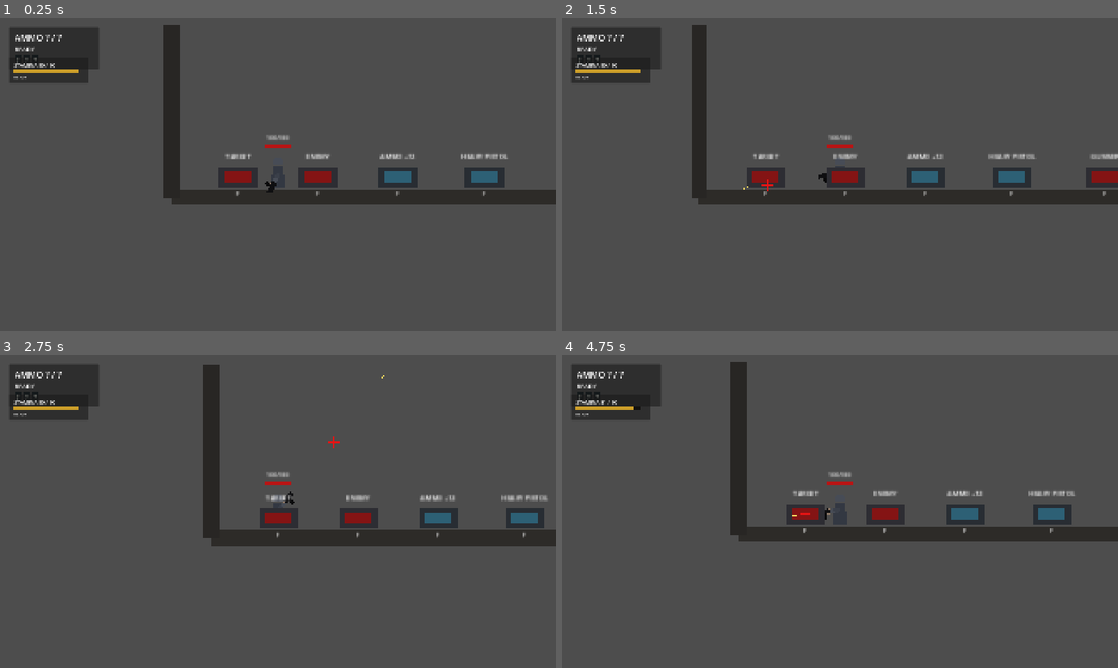
Above: before the commit, frames 1-4 (two rows, left to right).
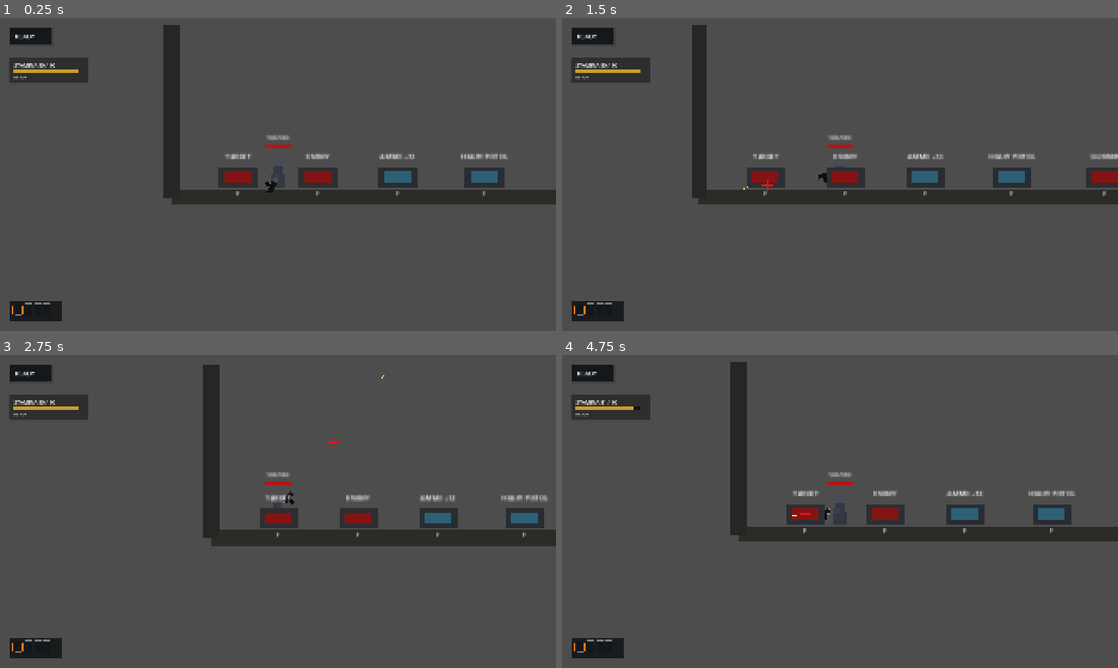
Above: after the commit, the same moments.

Repository: YuiTatsuki1011/projekt-black
Game: Godot game, scene res://scenes/levels/test_level.tscn
Same seed, same stepped clock (60 frames per second), same inputs: the game is played once before the commit and once after it.
Inputs (mouse positions are in pixels of both pictures, inside the frame that each line leads up to):
- Up to frame 1 (0.25 s): no input
- Up to frame 2 (1.5 s): tap Enter at 0.5 s; move the mouse to (962, 158) at 0.52 s; hold D (move_right) 0.53-1.25 s; hold S (crouch) 0.53-1.25 s; click (962, 158) at 0.67 s; tap Space (jump) at 0.77 s; drag from (728, 190) to (845, 177) at 1.27 s
- Up to frame 3 (2.75 s): tap Space (jump) at 2 s; move the mouse to (333, 442) at 2.02 s; press the mouse at (333, 442) at 2.03 s; hold A (move_left) from 2.03 s (still down)
- Up to frame 4 (4.75 s): release A (move_left) at 2.75 s; release the mouse at (895, 442) at 2.75 s; drag from (812, 574) to (1001, 514) at 2.77 s; tap Enter at 3.5 s; move the mouse to (1006, 558) at 3.52 s; hold D (move_right) 3.53-4.25 s; hold Right mouse button (sub_weapon_aim) 3.53-4.25 s; click (1006, 558) at 3.67 s; tap Space (jump) at 3.77 s; tap Ctrl (field_load) at 4.15 s; drag from (673, 464) to (806, 514) at 4.27 s

The runs differ from the first frame. In frame 1, 1.9% of the frame differs, in the area x 1-18%, y 3-97%; in frame 2, 1.9%; in frame 3, 1.9%; in frame 4, 1.9%.

Commit message:
Refine magazine HUD visibility

Diff:
--- a/scripts/player/player_controller.gd
+++ b/scripts/player/player_controller.gd
@@ -6,6 +6,7 @@
 signal reload_started(duration: float)
 signal chambering_started(duration: float)
 signal loaded_magazine_check_started(duration: float)
+signal loaded_magazine_check_finished(succeeded: bool)
 signal magazine_status_changed(magazines: Array, loading_entry_id: int, loading_progress: float, is_loading: bool)
 signal interact_requested
 signal died
@@ -16,6 +17,7 @@
 const ENEMY_COLLISION_MASK: int = 8
 const FIREARM_SLOT_IDS := [&"firearm_1", &"firearm_2", &"firearm_3", &"firearm_4"]
 const DROPPED_ITEM_SCENE := preload("res://scenes/interaction/dropped_item.tscn")
+const ACTIVE_MAGAZINE_STATUS_ENTRY_ID := -10001
 
 enum MeleeState {
 	READY,
@@ -653,6 +655,7 @@
 	_set_loaded_ammo_checked(true, false)
 	ammo_changed.emit(current_ammo, reserve_ammo)
 	_emit_magazine_status_changed()
+	loaded_magazine_check_finished.emit(true)
 
 
 func _cancel_loaded_magazine_check() -> void:
@@ -661,6 +664,7 @@
 
 	_is_checking_loaded_magazine = false
 	_loaded_magazine_check_remaining = 0.0
+	loaded_magazine_check_finished.emit(false)
 
 
 func _handle_firearm_slot_inputs() -> void:
@@ -789,10 +793,46 @@
 
 
 func get_active_magazine_statuses() -> Array:
-	if inventory == null or not _has_ranged_weapon or not inventory.has_method("get_magazine_entries"):
+	if not _has_ranged_weapon:
 		return []
 
-	return inventory.call("get_magazine_entries", magazine_item_id, ammo_item_id)
+	var statuses: Array = []
+	if _has_active_magazine_inserted():
+		statuses.append({
+			"entry_id": ACTIVE_MAGAZINE_STATUS_ENTRY_ID,
+			"item_id": magazine_item_id,
+			"ammo_item_id": ammo_item_id,
+			"ammo_name": _get_item_display_name(ammo_item_id),
+			"ammo_count": magazine_ammo,
+			"capacity": magazine_size,
+			"is_checked": is_loaded_ammo_checked(),
+			"is_active_magazine": true,
+			"chamber_ammo": chamber_ammo,
+			"total_loaded_ammo": current_ammo,
+			"position": Vector2i(-1, -1),
+		})
+
+	if inventory != null and inventory.has_method("get_magazine_entries"):
+		statuses.append_array(inventory.call("get_magazine_entries", magazine_item_id, ammo_item_id))
+
+	return statuses
+
+
+func get_loaded_ammo_detail() -> Dictionary:
+	if not _has_ranged_weapon:
+		return {}
+
+	return {
+		"is_checked": is_loaded_ammo_checked(),
+		"has_magazine": _has_active_magazine_inserted(),
+		"magazine_ammo": magazine_ammo if _has_active_magazine_inserted() else 0,
+		"magazine_capacity": magazine_size if _has_active_magazine_inserted() else 0,
+		"chamber_ammo": chamber_ammo,
+		"chamber_capacity": chamber_size,
+		"total_loaded_ammo": current_ammo,
+		"ammo_item_id": ammo_item_id,
+		"ammo_name": _get_item_display_name(ammo_item_id),
+	}
 
 
 func get_field_magazine_loading_entry_id() -> int:
@@ -1299,6 +1339,7 @@
 	_recoil = recoil_amount
 	fired.emit(current_ammo)
 	ammo_changed.emit(current_ammo, reserve_ammo)
+	_emit_magazine_status_changed()
 
 
 func _update_current_ammo_from_loaded_parts() -> void:
@@ -1485,6 +1526,7 @@
 	_save_active_firearm_ammo()
 	_sync_reserve_ammo(false)
 	ammo_changed.emit(current_ammo, reserve_ammo)
+	_emit_magazine_status_changed()
 
 
 func _find_best_reload_magazine_entry_id() -> int:
@@ -1499,8 +1541,6 @@
 
 		var rounds := _get_magazine_rounds_from_entry(entry)
 		if rounds <= 0:
-			continue
-		if _has_active_magazine_inserted() and rounds <= magazine_ammo:
 			continue
 		if rounds > best_rounds:
 			best_rounds = rounds
@@ -1533,6 +1573,15 @@
 		"ammo_item_id": ammo_item_id,
 		"is_checked": is_checked,
 	}
+
+
+func _get_item_display_name(item_id: StringName) -> String:
+	if item_id == &"":
+		return ""
+	if inventory != null and inventory.has_method("get_item_definition"):
+		var definition: Dictionary = inventory.call("get_item_definition", item_id)
+		return str(definition.get("name", item_id))
+	return str(item_id)
 
 
 func _store_or_drop_active_magazine() -> void:
--- a/scripts/ui/ammo_hud.gd
+++ b/scripts/ui/ammo_hud.gd
@@ -4,6 +4,9 @@
 const MAGAZINE_LOAD_INDICATOR_SCRIPT := preload("res://scripts/ui/magazine_load_indicator.gd")
 
 @export var player_path: NodePath = NodePath("../Player")
+@export var loaded_detail_visible_time: float = 5.0
+@export var loaded_detail_fade_time: float = 0.75
+@export var magazine_panel_margin: Vector2 = Vector2(32.0, 36.0)
 
 @onready var ammo_value: Label = $Root/Panel/Margin/Rows/AmmoValue
 @onready var status_value: Label = $Root/Panel/Margin/Rows/StatusValue
@@ -18,12 +21,19 @@
 var _check_remaining: float = 0.0
 var _check_duration: float = 0.0
 var _check_indicator: Control
+var _magazine_panel: PanelContainer
+var _loaded_detail_label: Label
+var _last_magazines: Array = []
+var _loaded_detail_hold_remaining: float = 0.0
+var _loaded_detail_fade_remaining: float = 0.0
 
 
 func _ready() -> void:
+	_setup_status_panel()
+	_setup_magazine_panel()
+
 	var player := get_node_or_null(player_path) as PlayerController
 	if player == null:
-		ammo_value.text = "AMMO -- / --"
 		status_value.text = "NO PLAYER"
 		return
 
@@ -34,6 +44,8 @@
 	player.chambering_started.connect(_on_chambering_started)
 	if player.has_signal("loaded_magazine_check_started"):
 		player.loaded_magazine_check_started.connect(_on_loaded_magazine_check_started)
+	if player.has_signal("loaded_magazine_check_finished"):
+		player.loaded_magazine_check_finished.connect(_on_loaded_magazine_check_finished)
 	if player.has_signal("magazine_status_changed"):
 		player.magazine_status_changed.connect(_on_magazine_status_changed)
 	if player.has_method("get_active_magazine_statuses"):
@@ -59,22 +71,69 @@
 		var progress := 1.0 - clampf(_check_remaining / maxf(_check_duration, 0.01), 0.0, 1.0)
 		status_value.text = "CHECK %.1f" % maxf(_check_remaining, 0.0)
 		if _check_indicator != null:
-			_check_indicator.position = panel.position + Vector2(panel.size.x - 52.0, 14.0)
 			_check_indicator.visible = true
 			_check_indicator.set("progress", progress)
-		if _check_remaining <= 0.0 and _check_indicator != null:
-			_check_indicator.visible = false
+
+	_update_loaded_detail(delta)
+	_layout_magazine_panel()
+	_layout_check_indicator()
+
+
+func _setup_status_panel() -> void:
+	ammo_value.visible = false
+	ammo_value.text = ""
+	panel.custom_minimum_size = Vector2(150.0, 54.0)
+	panel.size = panel.custom_minimum_size
+	panel.add_theme_stylebox_override("panel", _make_flat_style(
+		Color(0.04, 0.045, 0.05, 0.82),
+		Color(0.24, 0.26, 0.28, 0.95),
+		1
+	))
+
+
+func _setup_magazine_panel() -> void:
+	var old_parent := magazine_row.get_parent()
+	if old_parent != null:
+		old_parent.remove_child(magazine_row)
+
+	_magazine_panel = PanelContainer.new()
+	_magazine_panel.name = "MagazinePanel"
+	_magazine_panel.mouse_filter = Control.MOUSE_FILTER_IGNORE
+	_magazine_panel.custom_minimum_size = Vector2(180.0, 68.0)
+	_magazine_panel.add_theme_stylebox_override("panel", _make_flat_style(
+		Color(0.035, 0.04, 0.045, 0.74),
+		Color(0.22, 0.24, 0.26, 0.9),
+		1
+	))
+	root.add_child(_magazine_panel)
+
+	var margin := MarginContainer.new()
+	margin.mouse_filter = Control.MOUSE_FILTER_IGNORE
+	margin.add_theme_constant_override("margin_left", 10)
+	margin.add_theme_constant_override("margin_top", 8)
+	margin.add_theme_constant_override("margin_right", 10)
+	margin.add_theme_constant_override("margin_bottom", 8)
+	_magazine_panel.add_child(margin)
+
+	var rows := VBoxContainer.new()
+	rows.mouse_filter = Control.MOUSE_FILTER_IGNORE
+	rows.add_theme_constant_override("separation", 4)
+	margin.add_child(rows)
+
+	magazine_row.mouse_filter = Control.MOUSE_FILTER_IGNORE
+	magazine_row.add_theme_constant_override("separation", 8)
+	rows.add_child(magazine_row)
+
+	_loaded_detail_label = Label.new()
+	_loaded_detail_label.mouse_filter = Control.MOUSE_FILTER_IGNORE
+	_loaded_detail_label.visible = false
+	_loaded_detail_label.modulate = Color(0.88, 0.9, 0.86, 0.0)
+	_loaded_detail_label.add_theme_font_size_override("font_size", 13)
+	rows.add_child(_loaded_detail_label)
 
 
 func _on_ammo_changed(current_ammo: int, reserve_ammo: int) -> void:
-	var current_display := str(current_ammo)
-	var reserve_display := str(reserve_ammo)
-	if _player != null and _player.has_method("get_ammo_display_pair"):
-		var display_pair: Dictionary = _player.call("get_ammo_display_pair")
-		current_display = str(display_pair.get("current", current_display))
-		reserve_display = str(display_pair.get("reserve", reserve_display))
-
-	ammo_value.text = "AMMO %s / %s" % [current_display, reserve_display]
+	ammo_value.visible = false
 	_reload_remaining = 0.0
 
 	if current_ammo <= 0 and reserve_ammo > 0:
@@ -86,6 +145,11 @@
 	else:
 		status_value.text = "READY"
 
+	if _player != null and _player.has_method("get_loaded_ammo_detail"):
+		var detail: Dictionary = _player.call("get_loaded_ammo_detail")
+		if not bool(detail.get("is_checked", false)):
+			_clear_loaded_detail()
+
 
 func _on_reload_started(duration: float) -> void:
 	_status_timer_label = "RELOAD"
@@ -108,6 +172,16 @@
 		_check_indicator.set("progress", 0.0)
 
 
+func _on_loaded_magazine_check_finished(succeeded: bool) -> void:
+	_check_remaining = 0.0
+	if _check_indicator != null:
+		_check_indicator.visible = false
+	if succeeded:
+		_show_loaded_detail()
+	else:
+		_clear_loaded_detail()
+
+
 func _on_magazine_status_changed(
 	magazines: Array,
 	loading_entry_id: int,
@@ -115,29 +189,39 @@
 	is_loading: bool
 ) -> void:
 	_field_loading_active = is_loading
+	_last_magazines = magazines.duplicate(true)
+	_refresh_magazine_row(loading_entry_id, loading_progress)
+
+	if _field_loading_active and _reload_remaining <= 0.0:
+		status_value.text = "LOAD"
+
+
+func _refresh_magazine_row(loading_entry_id: int = -1, loading_progress: float = 0.0) -> void:
 	_clear_magazine_row()
-
-	for magazine in magazines:
+	for magazine in _last_magazines:
 		var icon := _create_magazine_icon(magazine, loading_entry_id, loading_progress)
 		magazine_row.add_child(icon)
-
-	if _field_loading_active and _reload_remaining <= 0.0:
-		status_value.text = "LOAD"
+	_layout_magazine_panel()
 
 
 func _create_magazine_icon(magazine: Dictionary, loading_entry_id: int, loading_progress: float) -> Control:
 	var capacity := maxi(int(magazine.get("capacity", 0)), 1)
 	var ammo_count := clampi(int(magazine.get("ammo_count", 0)), 0, capacity)
 	var entry_id := int(magazine.get("entry_id", -1))
-	var is_checked := bool(magazine.get("is_checked", false))
+	var is_active := bool(magazine.get("is_active_magazine", false))
+	var should_reveal_loaded := is_active and _is_loaded_detail_visible()
 
 	var icon := Panel.new()
-	icon.custom_minimum_size = Vector2(24, 38)
+	icon.custom_minimum_size = Vector2(24.0, 38.0)
 	icon.size = icon.custom_minimum_size
 	icon.mouse_filter = Control.MOUSE_FILTER_IGNORE
-	icon.add_theme_stylebox_override("panel", _make_flat_style(Color(0.07, 0.09, 0.1, 0.92), Color(0.46, 0.5, 0.54, 1.0), 1))
-
-	if is_checked:
+	icon.add_theme_stylebox_override("panel", _make_flat_style(
+		Color(0.07, 0.09, 0.1, 0.92),
+		Color(0.46, 0.5, 0.54, 1.0),
+		1
+	))
+
+	if should_reveal_loaded:
 		var fill := ColorRect.new()
 		fill.mouse_filter = Control.MOUSE_FILTER_IGNORE
 		fill.color = Color(0.28, 0.68, 0.78, 0.82)
@@ -146,16 +230,6 @@
 		fill.anchor_bottom = 0.88
 		fill.anchor_top = 0.88 - 0.72 * (float(ammo_count) / float(capacity))
 		icon.add_child(fill)
-	else:
-		var unknown := Label.new()
-		unknown.mouse_filter = Control.MOUSE_FILTER_IGNORE
-		unknown.set_anchors_preset(Control.PRESET_FULL_RECT)
-		unknown.horizontal_alignment = HORIZONTAL_ALIGNMENT_CENTER
-		unknown.vertical_alignment = VERTICAL_ALIGNMENT_CENTER
-		unknown.text = "?"
-		unknown.modulate = Color(0.88, 0.9, 0.86, 1.0)
-		unknown.add_theme_font_size_override("font_size", 20)
-		icon.add_child(unknown)
 
 	if entry_id == loading_entry_id:
 		var indicator := MAGAZINE_LOAD_INDICATOR_SCRIPT.new() as Control
@@ -163,7 +237,98 @@
 		indicator.set("progress", loading_progress)
 		icon.add_child(indicator)
 
+	if is_active:
+		return _wrap_active_magazine_icon(icon)
 	return icon
+
+
+func _wrap_active_magazine_icon(icon: Control) -> Control:
+	var wrapper := Control.new()
+	wrapper.mouse_filter = Control.MOUSE_FILTER_IGNORE
+	wrapper.custom_minimum_size = Vector2(36.0, 44.0)
+	wrapper.size = wrapper.custom_minimum_size
+	icon.position = Vector2(6.0, 3.0)
+	wrapper.add_child(icon)
+
+	_add_bracket_rect(wrapper, Vector2(0.0, 6.0), Vector2(2.0, 32.0))
+	_add_bracket_rect(wrapper, Vector2(0.0, 6.0), Vector2(7.0, 2.0))
+	_add_bracket_rect(wrapper, Vector2(0.0, 36.0), Vector2(7.0, 2.0))
+	_add_bracket_rect(wrapper, Vector2(34.0, 6.0), Vector2(2.0, 32.0))
+	_add_bracket_rect(wrapper, Vector2(29.0, 6.0), Vector2(7.0, 2.0))
+	_add_bracket_rect(wrapper, Vector2(29.0, 36.0), Vector2(7.0, 2.0))
+	return wrapper
+
+
+func _add_bracket_rect(parent: Control, position: Vector2, size: Vector2) -> void:
+	var rect := ColorRect.new()
+	rect.mouse_filter = Control.MOUSE_FILTER_IGNORE
+	rect.position = position
+	rect.size = size
+	rect.color = Color(1.0, 0.5, 0.12, 0.95)
+	parent.add_child(rect)
+
+
+func _show_loaded_detail() -> void:
+	if _player == null or not _player.has_method("get_loaded_ammo_detail"):
+		return
+
+	var detail: Dictionary = _player.call("get_loaded_ammo_detail")
+	if detail.is_empty() or not bool(detail.get("is_checked", false)):
+		return
+
+	var total := int(detail.get("total_loaded_ammo", 0))
+	var magazine_ammo := int(detail.get("magazine_ammo", 0))
+	var magazine_capacity := int(detail.get("magazine_capacity", 0))
+	var chamber_ammo := int(detail.get("chamber_ammo", 0))
+	var chamber_capacity := int(detail.get("chamber_capacity", 0))
+	var ammo_name := str(detail.get("ammo_name", "Ammo"))
+	_loaded_detail_label.text = "LOADED %d  |  %s\nMAG %d/%d + CH %d/%d" % [
+		total,
+		ammo_name,
+		magazine_ammo,
+		magazine_capacity,
+		chamber_ammo,
+		chamber_capacity,
+	]
+	_loaded_detail_label.visible = true
+	_loaded_detail_label.modulate.a = 1.0
+	_loaded_detail_hold_remaining = loaded_detail_visible_time
+	_loaded_detail_fade_remaining = loaded_detail_fade_time
+	_refresh_magazine_row()
+
+
+func _clear_loaded_detail() -> void:
+	_loaded_detail_hold_remaining = 0.0
+	_loaded_detail_fade_remaining = 0.0
+	if _loaded_detail_label != null:
+		_loaded_detail_label.visible = false
+		_loaded_detail_label.modulate.a = 0.0
+	_refresh_magazine_row()
+
+
+func _update_loaded_detail(delta: float) -> void:
+	var was_visible := _is_loaded_detail_visible()
+	if _loaded_detail_hold_remaining > 0.0:
+		_loaded_detail_hold_remaining = maxf(_loaded_detail_hold_remaining - delta, 0.0)
+		if _loaded_detail_label != null:
+			_loaded_detail_label.modulate.a = 1.0
+	elif _loaded_detail_fade_remaining > 0.0:
+		_loaded_detail_fade_remaining = maxf(_loaded_detail_fade_remaining - delta, 0.0)
+		if _loaded_detail_label != null:
+			_loaded_detail_label.modulate.a = clampf(
+				_loaded_detail_fade_remaining / maxf(loaded_detail_fade_time, 0.01),
+				0.0,
+				1.0
+			)
+	elif _loaded_detail_label != null:
+		_loaded_detail_label.visible = false
+
+	if was_visible and not _is_loaded_detail_visible():
+		_refresh_magazine_row()
+
+
+func _is_loaded_detail_visible() -> bool:
+	return _loaded_detail_hold_remaining > 0.0 or _loaded_detail_fade_remaining > 0.0
 
 
 func _clear_magazine_row() -> void:
@@ -177,10 +342,28 @@
 	_check_indicator.name = "LoadedMagazineCheckIndicator"
 	_check_indicator.visible = false
 	_check_indicator.mouse_filter = Control.MOUSE_FILTER_IGNORE
-	_check_indicator.size = Vector2(42, 42)
-	_check_indicator.position = panel.position + Vector2(panel.size.x - 52.0, 14.0)
+	_check_indicator.size = Vector2(42.0, 42.0)
 	_check_indicator.set("progress", 0.0)
 	root.add_child(_check_indicator)
+
+
+func _layout_magazine_panel() -> void:
+	if _magazine_panel == null:
+		return
+
+	_magazine_panel.size = _magazine_panel.get_combined_minimum_size()
+	var viewport_size := get_viewport().get_visible_rect().size
+	_magazine_panel.position = Vector2(
+		magazine_panel_margin.x,
+		maxf(magazine_panel_margin.y, viewport_size.y - _magazine_panel.size.y - magazine_panel_margin.y)
+	)
+
+
+func _layout_check_indicator() -> void:
+	if _check_indicator == null or _magazine_panel == null:
+		return
+
+	_check_indicator.position = _magazine_panel.position + Vector2(_magazine_panel.size.x + 8.0, 6.0)
 
 
 func _make_flat_style(background_color: Color, border_color: Color, border_width: int) -> StyleBoxFlat:
--- a/scripts/ui/inventory_screen.gd
+++ b/scripts/ui/inventory_screen.gd
@@ -1887,6 +1887,7 @@
 	_magazine_load_elapsed = 0.0
 	_magazine_load_rounds_done = 0
 	_magazine_load_rounds_total = loadable_rounds
+	_hide_detail_panel()
 	_refresh()
 	_refresh_external_inventory()
 	return true
@@ -1907,6 +1908,7 @@
 		"target_entry_id": target_entry_id,
 	}
 	_magazine_check_elapsed = 0.0
+	_hide_detail_panel()
 	_refresh()
 	_refresh_external_inventory()
 	return true
@@ -2014,6 +2016,10 @@
 		return false
 
 	return target_inventory == _magazine_check_job.get("target_inventory") and entry_id == int(_magazine_check_job.get("target_entry_id", -1))
+
+
+func _is_magazine_action_target(target_inventory: Node, entry_id: int) -> bool:
+	return _is_magazine_load_target(target_inventory, entry_id) or _is_magazine_check_target(target_inventory, entry_id)
 
 
 func _get_magazine_load_progress() -> float:
@@ -3747,6 +3753,8 @@
 func _show_entry_details(entry_id: int) -> void:
 	if _is_dragging() or _inventory == null:
 		return
+	if _is_magazine_action_target(_inventory, entry_id):
+		return
 
 	var entry: Dictionary = _inventory.get_entry(entry_id)
 	if entry.is_empty():
@@ -3765,6 +3773,8 @@
 
 func _show_external_entry_details(entry_id: int) -> void:
 	if _is_dragging() or _external_inventory == null:
+		return
+	if _is_magazine_action_target(_external_inventory, entry_id):
 		return
 
 	var entry: Dictionary = _external_inventory.get_entry(entry_id)
Not shown, changed: docs/ARCHITECTURE.md
Not shown, changed: docs/DECISIONS.md
Not shown, changed: docs/HANDOFF.md
Not shown, changed: docs/INPUT_SPEC.md
